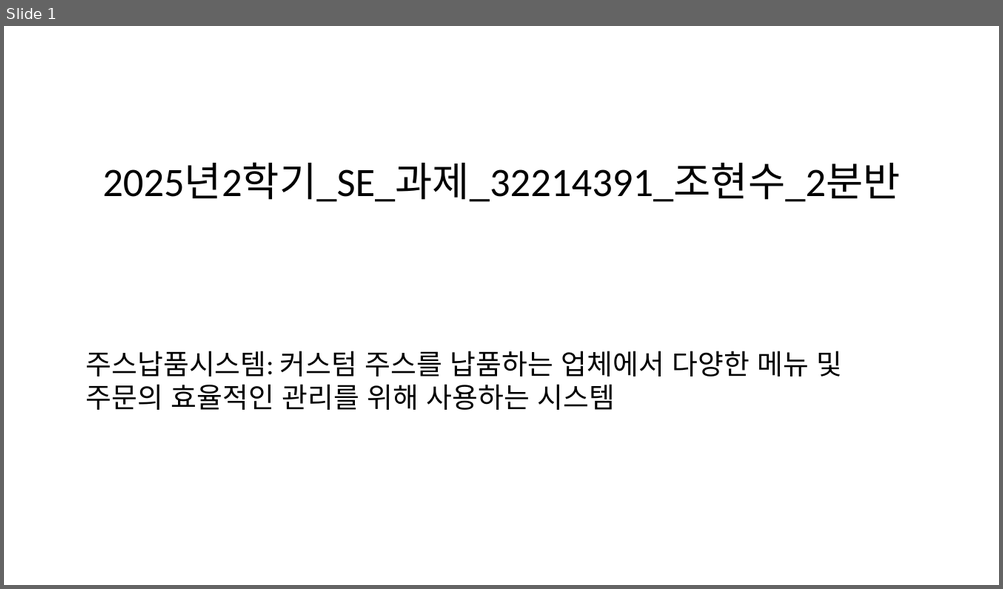
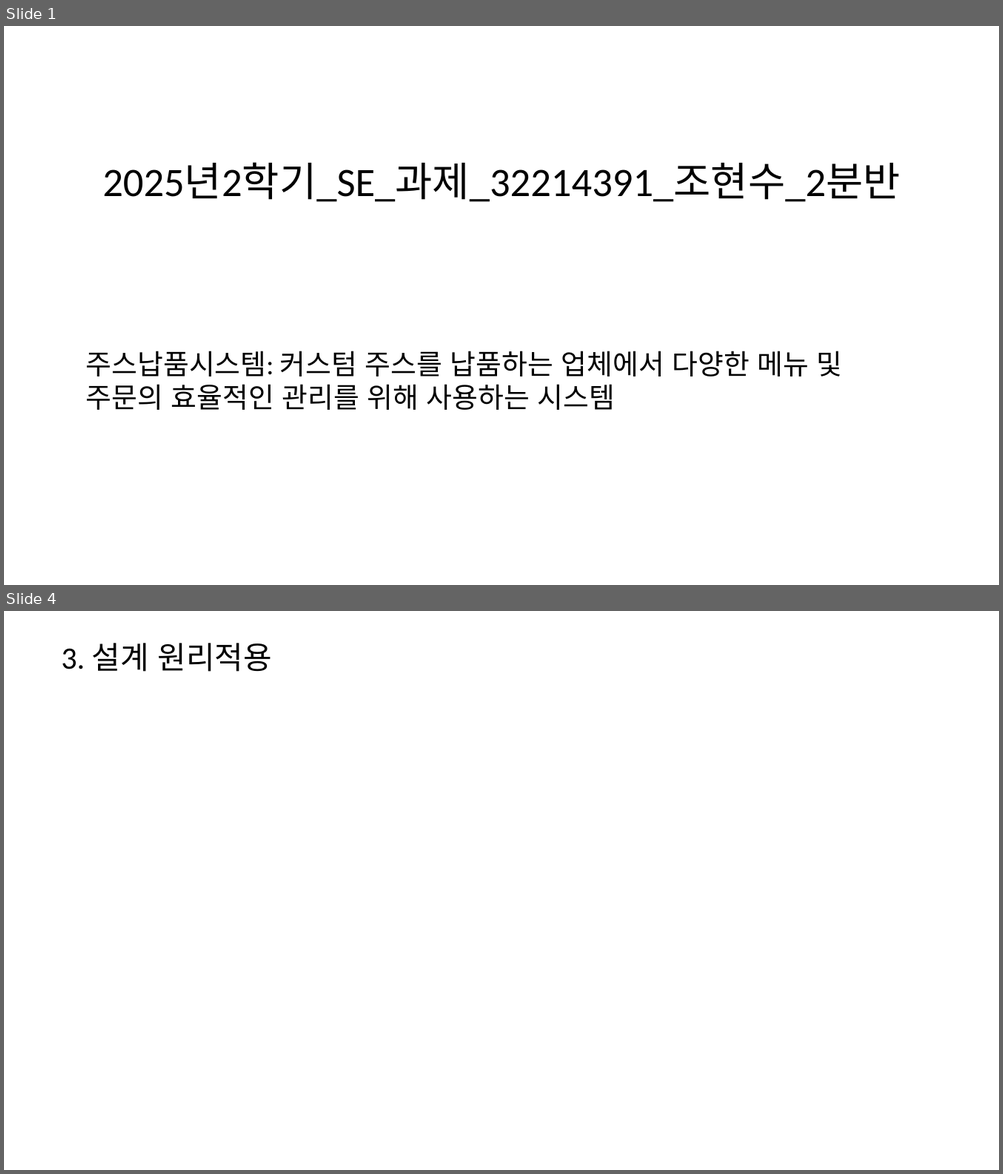
Before and after one commit to Jotriever/Software-Engineering, a slide deck: 2025년2학기_SE_과제_32214391_조현수_2분반.pptx. Shown one above the other, each under a label of ours: slide 1 before the commit, slides 1 and 4 after it; the slides between them are not shown. The pictures are 1003x589 and 1003x1174 pixels, drawn with LibreOffice and Linux fonts; fonts in the diff are those of the drawing. Boxes give left, top, right and bottom in pixels: in the first picture for what was removed or moved away, otherwise in the second. Text is boxed around its words. In the diff, an @@ line names an element or a change of style, - is before the commit and + after.

```diff
--- a/2025년2학기_SE_과제_32214391_조현수_2분반.pptx
+++ b/2025년2학기_SE_과제_32214391_조현수_2분반.pptx
@@ slide 4 added at (x1=4, y1=611, x2=999, y2=1170), background #FFFFFF @@
@@ title added at (x1=61, y1=643, x2=272, y2=672), 30 pt, text #000000 @@
+3. 설계 원리적용
```
Also in this commit, not shown: 5 other slides added, 7 other files.
